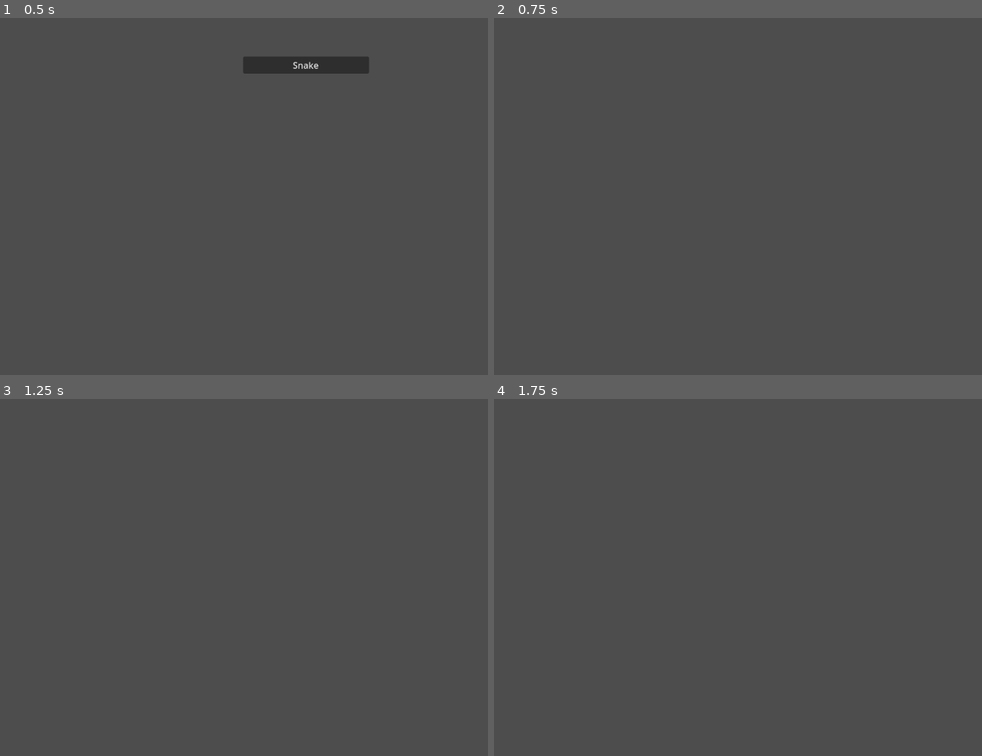
Above: before the commit, frames 1-4 (two rows, left to right).
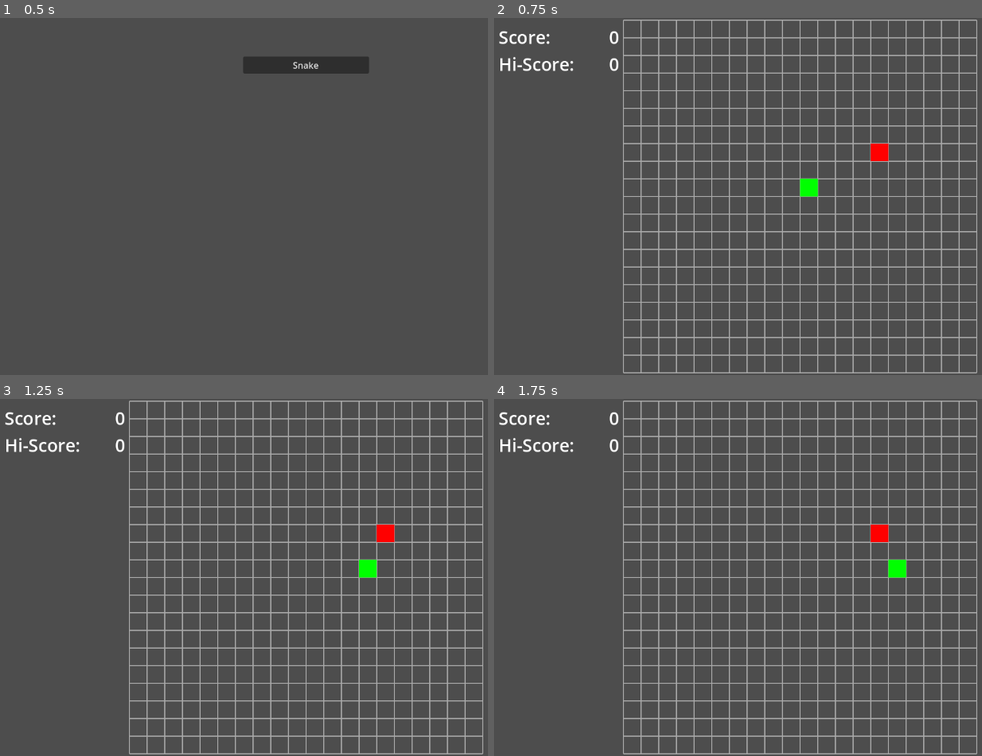
Above: after the commit, the same moments.

Repository: jevonsp/game-collection
Game: Godot game, scene res://front_end.tscn
The game is run twice, just before and just after one commit, with the same random seed, the same clock (stepped at 60 frames per second) and the same inputs.
Inputs:
- Up to frame 1 (0.5 s): no input
- Up to frame 2 (0.75 s): click "Snake" at 0.5 s
- Up to frame 3 (1.25 s): no input
- Up to frame 4 (1.75 s): hold D (right) from 1.28 s (still down)

Frame 1 is identical in both runs. In frame 2, 12% of the frame differs, in the area x 0-100%, y 0-100%; in frame 3, 12%; in frame 4, 12%.
Error before the commit: Invalid access to property or key 'snake' on a base object of type 'Dictionary'. (res://front_end.gd:21)

Commit message:
Switch to dict for scene loading
Reduces brittleness by having one method and no match statement

Diff:
--- a/front_end.gd
+++ b/front_end.gd
@@ -1,6 +1,6 @@
 extends Control
 
-@export var games: Array[PackedScene] = []
+@export var games: Dictionary[String, PackedScene] = {}
 @onready var scroll_container: ScrollContainer = $ScrollContainer
 
 var game_datas: Dictionary = {}
@@ -12,16 +12,21 @@
 		b.pressed.connect(pressed)
 
 func _on_pressed(which: Button) -> void:
-	print("which=%s" % [which])
-	match which.name:
-		"Button0":
-			scroll_container.visible = false
-			which.release_focus()
-			var game = games[0].instantiate()
-			game.set_vars(game_datas["snake"])
-			game.game_data_sent.connect(_on_game_data_recieved)
-			game.game_quit.connect(_on_quit)
-			add_child(game)
+	scroll_container.visible = false
+	which.release_focus()
+
+	print("button: %s" % [which.name])
+	print("games: %s" % [games.keys()])
+
+	var game = games[which.name]
+	var new_game = game.instantiate()
+	if new_game.has_method("set_vars")and game_datas.has(which.name):
+		new_game.set_vars(game_datas[which.name])
+	if new_game.has_signal("game_data_sent") and new_game.has_signal("game_quit"):
+		new_game.game_data_sent.connect(_on_game_data_recieved)
+		new_game.game_quit.connect(_on_quit)
+
+	add_child(new_game)
 
 func _on_quit() -> void:
 	var b:Button = get_tree().get_first_node_in_group("buttons")
--- a/front_end.tscn
+++ b/front_end.tscn
@@ -13,7 +13,9 @@
 grow_vertical = 2
 size_flags_horizontal = 4
 script = ExtResource("1_kmk83")
-games = Array[PackedScene]([ExtResource("2_fgqus")])
+games = Dictionary[String, PackedScene]({
+"snake": ExtResource("2_fgqus")
+})
 
 [node name="ScrollContainer" type="ScrollContainer" parent="."]
 layout_mode = 1
@@ -33,7 +35,7 @@
 size_flags_horizontal = 3
 alignment = 1
 
-[node name="Button0" type="Button" parent="ScrollContainer/VBoxContainer" groups=["buttons"]]
+[node name="snake" type="Button" parent="ScrollContainer/VBoxContainer" groups=["buttons"]]
 layout_mode = 2
 size_flags_vertical = 3
 text = "Snake"
